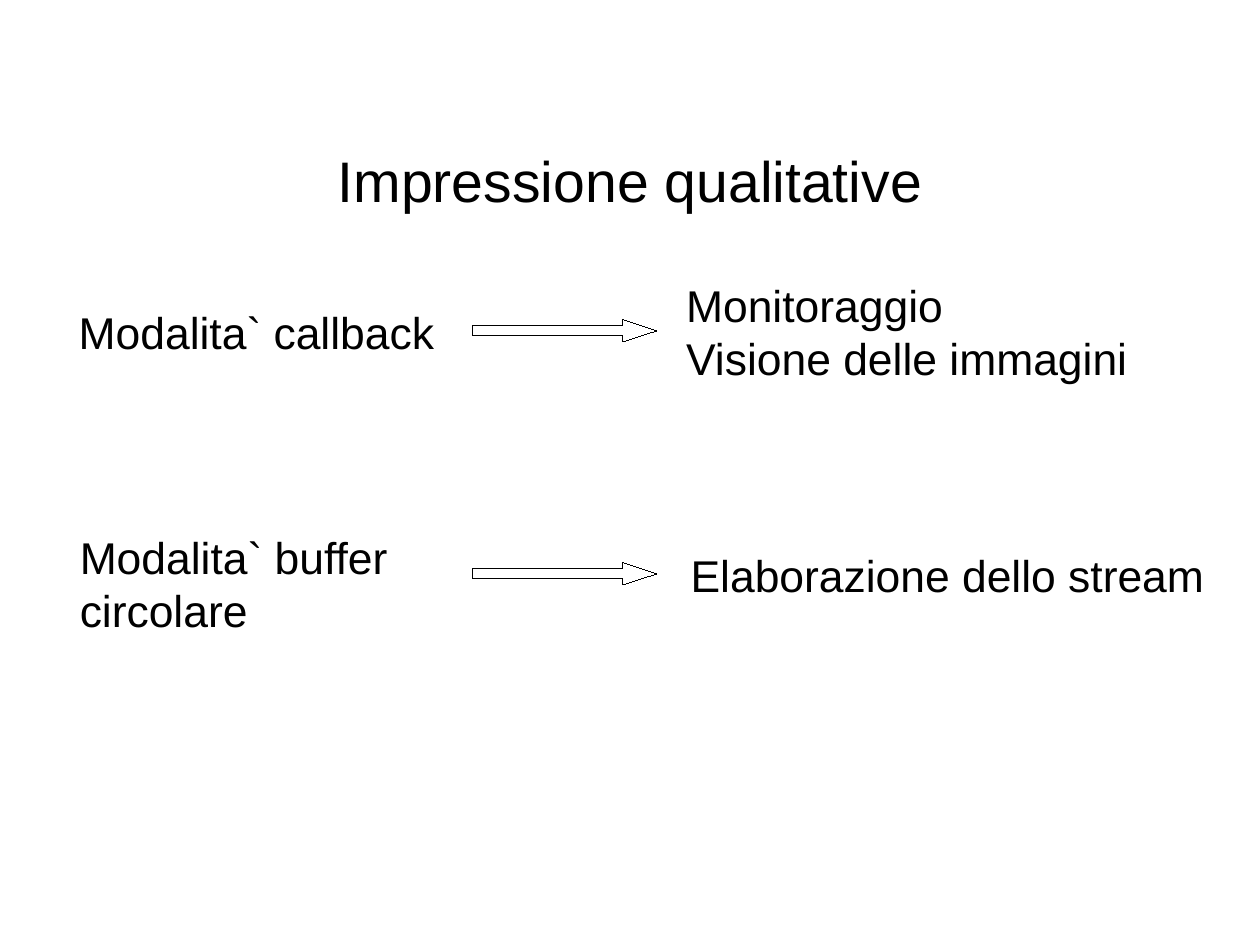
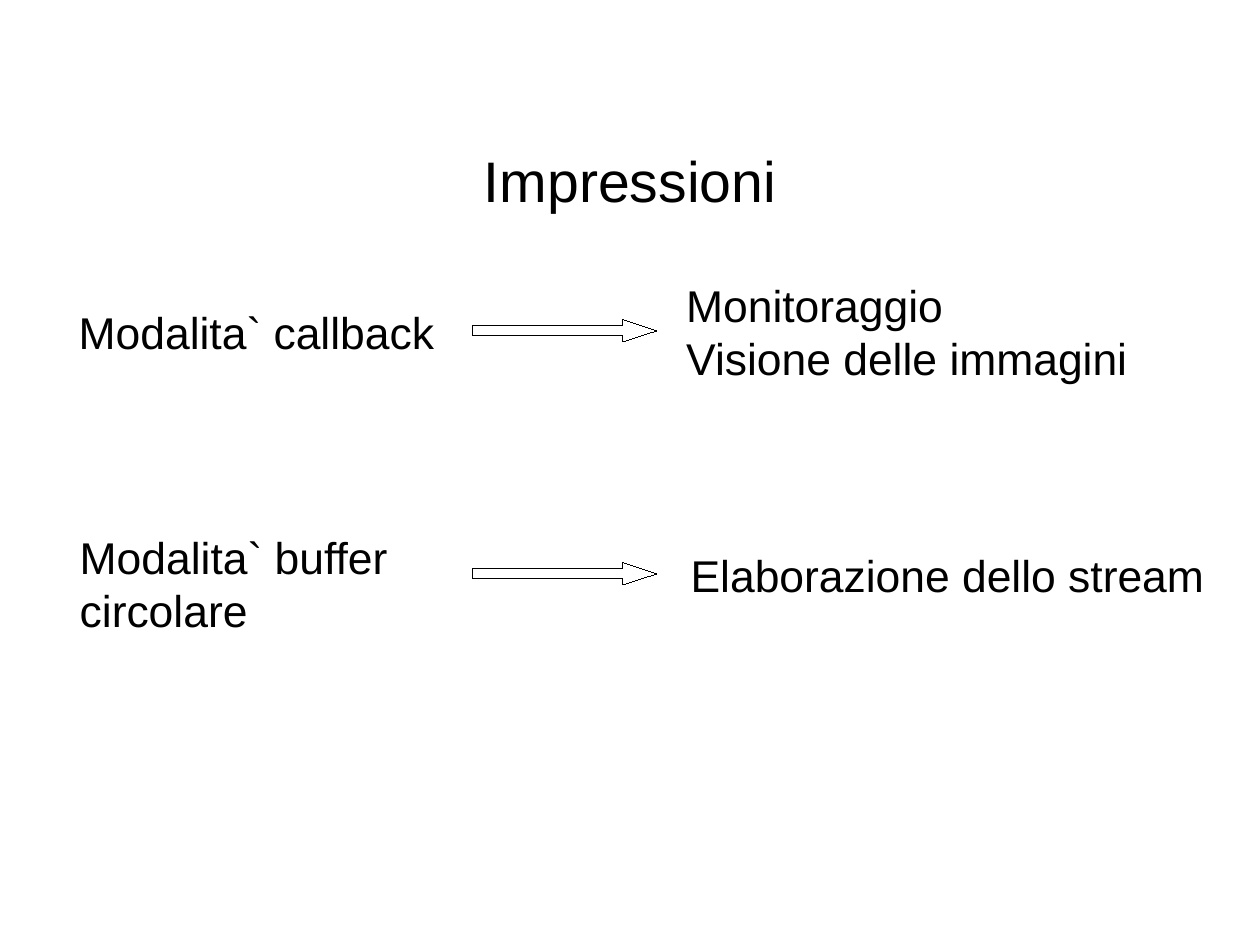
Before and after one commit to nolith/CaptureMJPEG, a slide deck: slide 20 of docs/presentazione.odp. Drawn at 1260x945 pixels with LibreOffice and Linux fonts; fonts in the diff are those of the drawing; background and template pictures are left out. Boxes give left, top, right and bottom in pixels: in the first picture for what was removed or moved away, otherwise in the second. Text is boxed around its words. In the diff, an @@ line names an element or a change of style, - is before the commit and + after.

```diff
--- a/docs/presentazione.odp
+++ b/docs/presentazione.odp
@@ title at <box>484,160,776,213</box>: text changed @@
-Impressione qualitative
+Impressioni
```
Also in this commit, not shown: 1 other slide changed.
